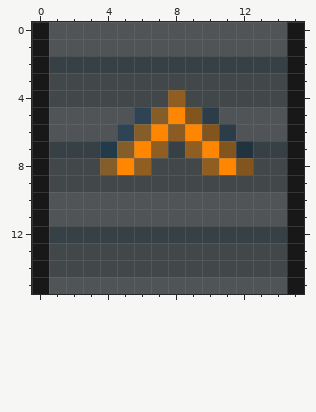
Two states of a pixel-art sprite, data/gfx/world-obj/basic-belt/basic-belt-overlay-dark.png. The picture above was drawn from the file before the commit.
The file is 16x16 pixels. Colours within 5 levels of each other are drawn and written as one.
The result:
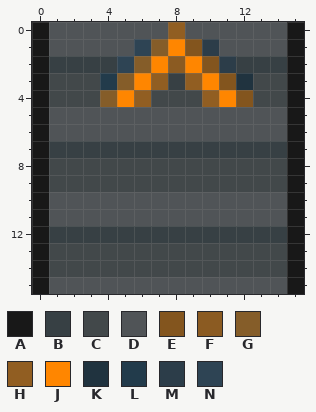
Palette (. is transparent): A #181818  B #374044  C #42484a  D #505457  E #83551e  F #8b5b22  G #855d29  H #915e22  J #ff8600  K #20333f  L #223b4b  M #2c3d49  N #2e4454
From old to new:
Changed rows in their new state; - is an unchanged pixel.
first column x 4:
 0 ----H----
 1 --NGJEM--
 2 -NGJFJEM-
 3 LGJHBHJEK
 4 GJH-C-HJE
 5 --DDDDD--
 6 -DDDDDDD-
 7 BBBB-BBBB
 8 CCC---CCC
